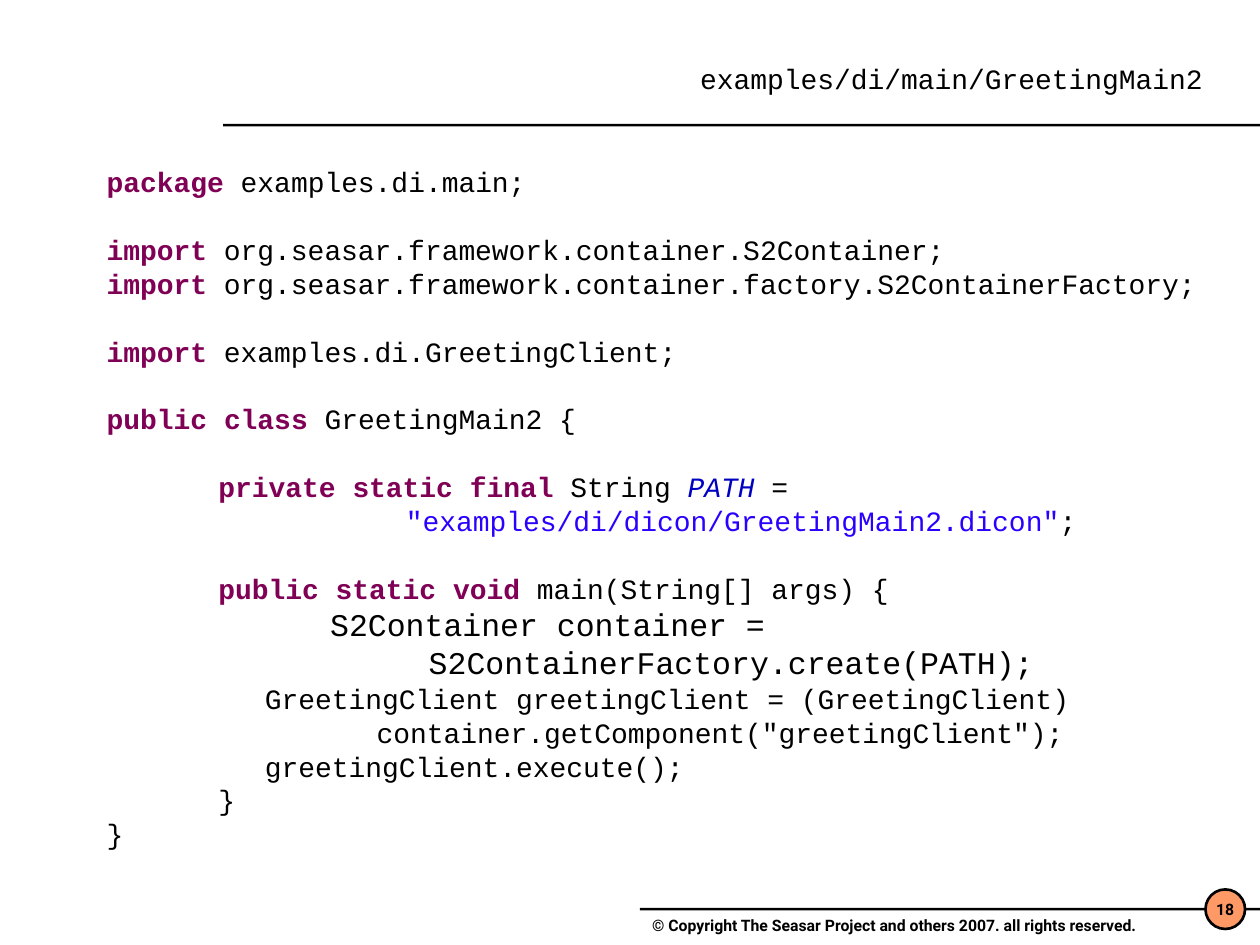
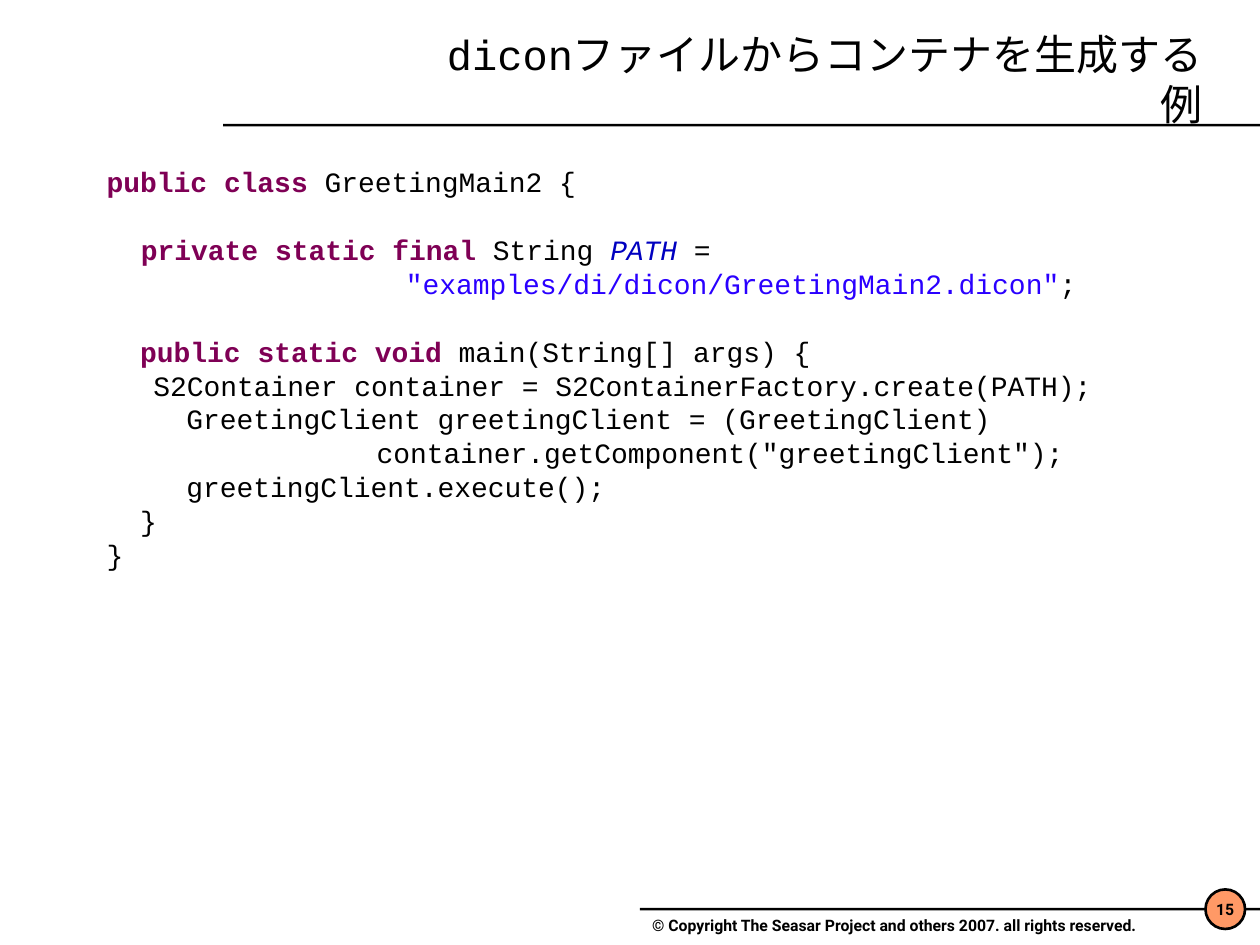
Before and after one commit to seasarorg/seasar2, a slide deck: slide 15 of seasar2_tutorial/doc/Seasar2.4.ppt (slide 18 before the commit). Drawn at 1260x945 pixels with LibreOffice and Linux fonts; fonts in the diff are those of the drawing; background and template pictures are left out. Boxes give left, top, right and bottom in pixels: in the first picture for what was removed or moved away, otherwise in the second. Text is boxed around its words. In the diff, an @@ line names an element or a change of style, - is before the commit and + after.

```diff
--- a/seasar2_tutorial/doc/Seasar2.4.ppt
+++ b/seasar2_tutorial/doc/Seasar2.4.ppt
@@ title at (x1=700, y1=69, x2=1203, y2=95): text changed; size 16 to 24 pt @@
-examples/di/main/GreetingMain2
+diconファイルからコンテナを生成する例
@@ text at (x1=107, y1=173, x2=1196, y2=368): paragraphs removed @@
-package examples.di.main;
-import org.seasar.framework.container.S2Container;
-import org.seasar.framework.container.factory.S2ContainerFactory;
-import examples.di.GreetingClient;
@@ text at (x1=153, y1=376, x2=1091, y2=402): text changed; size 18 to 16 pt @@
-S2Container container =
-S2ContainerFactory.create(PATH);
+S2Container container = S2ContainerFactory.create(PATH);
@@ page number at (x1=1216, y1=903, x2=1234, y2=915): text changed @@
-18
+15
```
Also in this commit, not shown: 34 other slides changed, 11 slides added, 12 slides removed, 1 other file.
